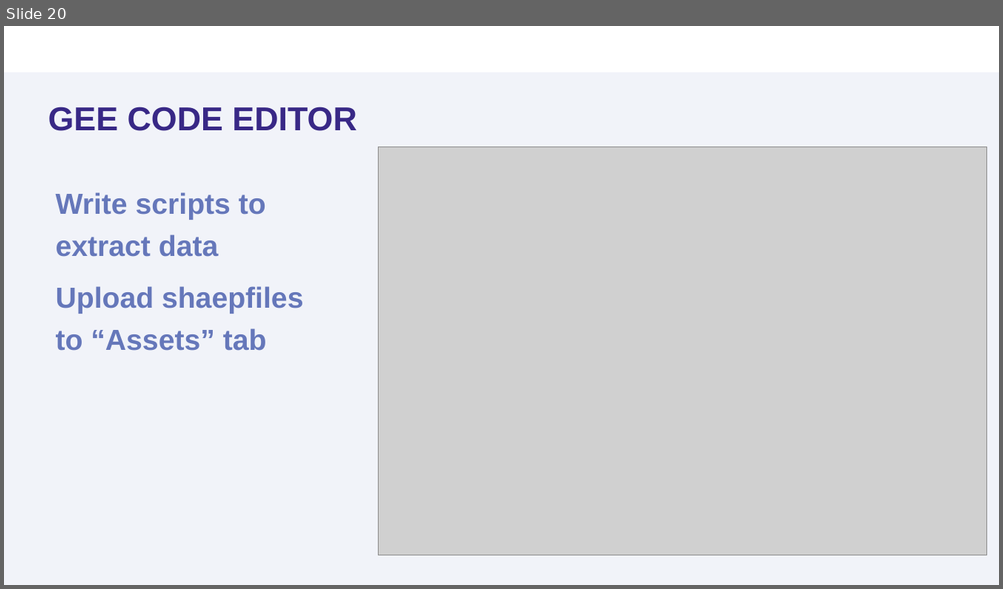
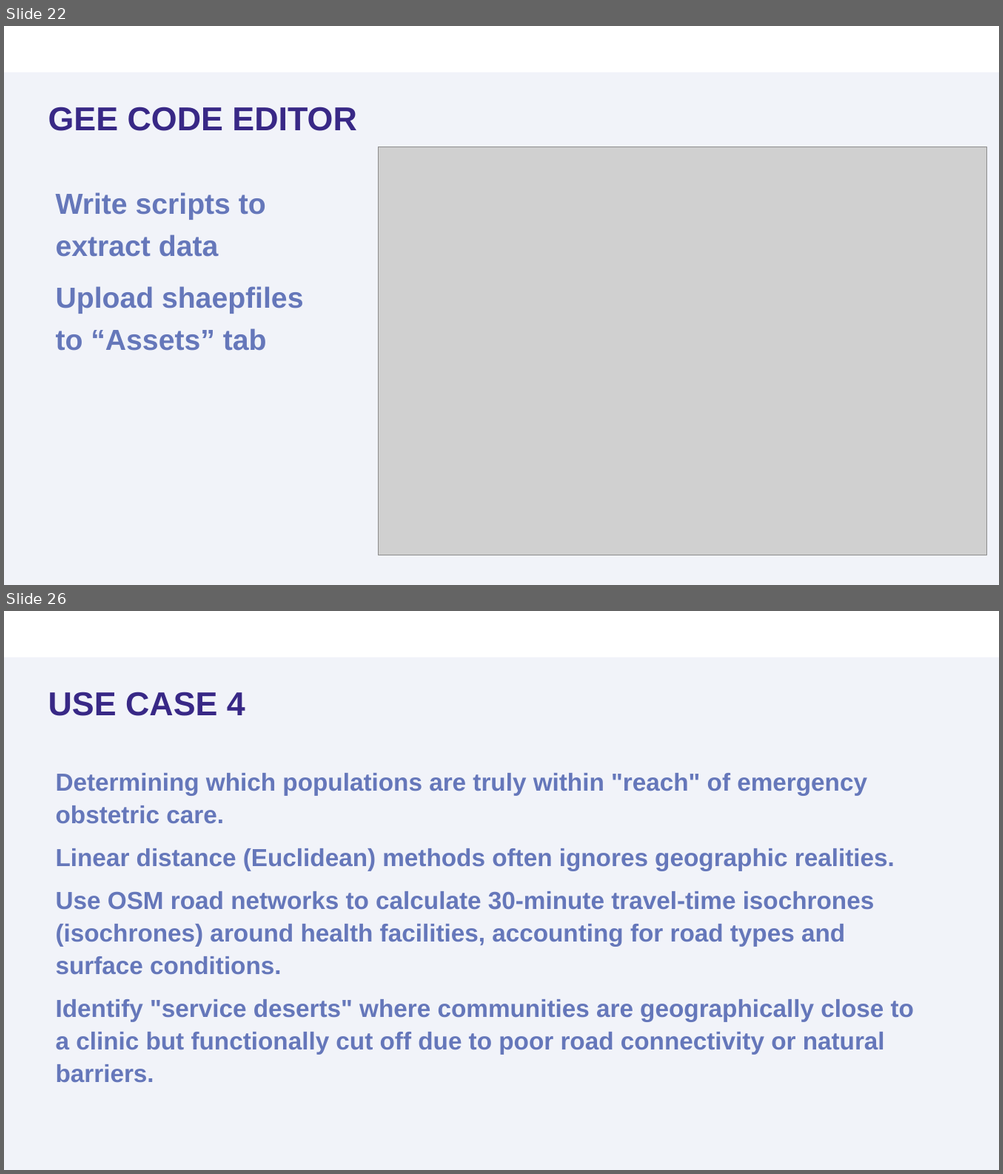
Before and after one commit to sooyoung1021/Module-5-Open-Source-Data, a slide deck: presentations/Module 5_Open Source Data.pptx. Shown one above the other, each under a label of ours: slide 20 before the commit, slides 22 and 26 after it; the slides between them are not shown. The pictures are 1003x589 and 1003x1174 pixels, drawn with LibreOffice and Linux fonts; fonts in the diff are those of the drawing; grey boxes stand for pictures; background and template pictures are left out. Boxes give left, top, right and bottom in pixels: in the first picture for what was removed or moved away, otherwise in the second. Text is boxed around its words. In the diff, an @@ line names an element or a change of style, - is before the commit and + after.

```diff
--- a/presentations/Module 5_Open Source Data.pptx
+++ b/presentations/Module 5_Open Source Data.pptx
@@ slide 26 added at (4, 611, 999, 1170), background #FFFFFF; not listed: 2 template elements that a slide beside it also shows @@
@@ title added at (48, 692, 245, 716), 32 pt, text #382886, bold @@
+USE CASE 4
@@ text added at (56, 773, 913, 1083), 23.8 pt, text #6577BA, bold @@
+Determining which populations are truly within "reach" of emergency obstetric care.
+Linear distance (Euclidean) methods often ignores geographic realities.
+Use OSM road networks to calculate 30-minute travel-time isochrones (isochrones) around health facilities, accounting for road types and surface conditions.
+Identify "service deserts" where communities are geographically close to a clinic but functionally cut off due to poor road connectivity or natural barriers.
@@ what was slide 20 is now slide 22 @@
```
Also in this commit, not shown: 9 slides changed, 11 other slides added, 4 slides removed, 1 other file.
